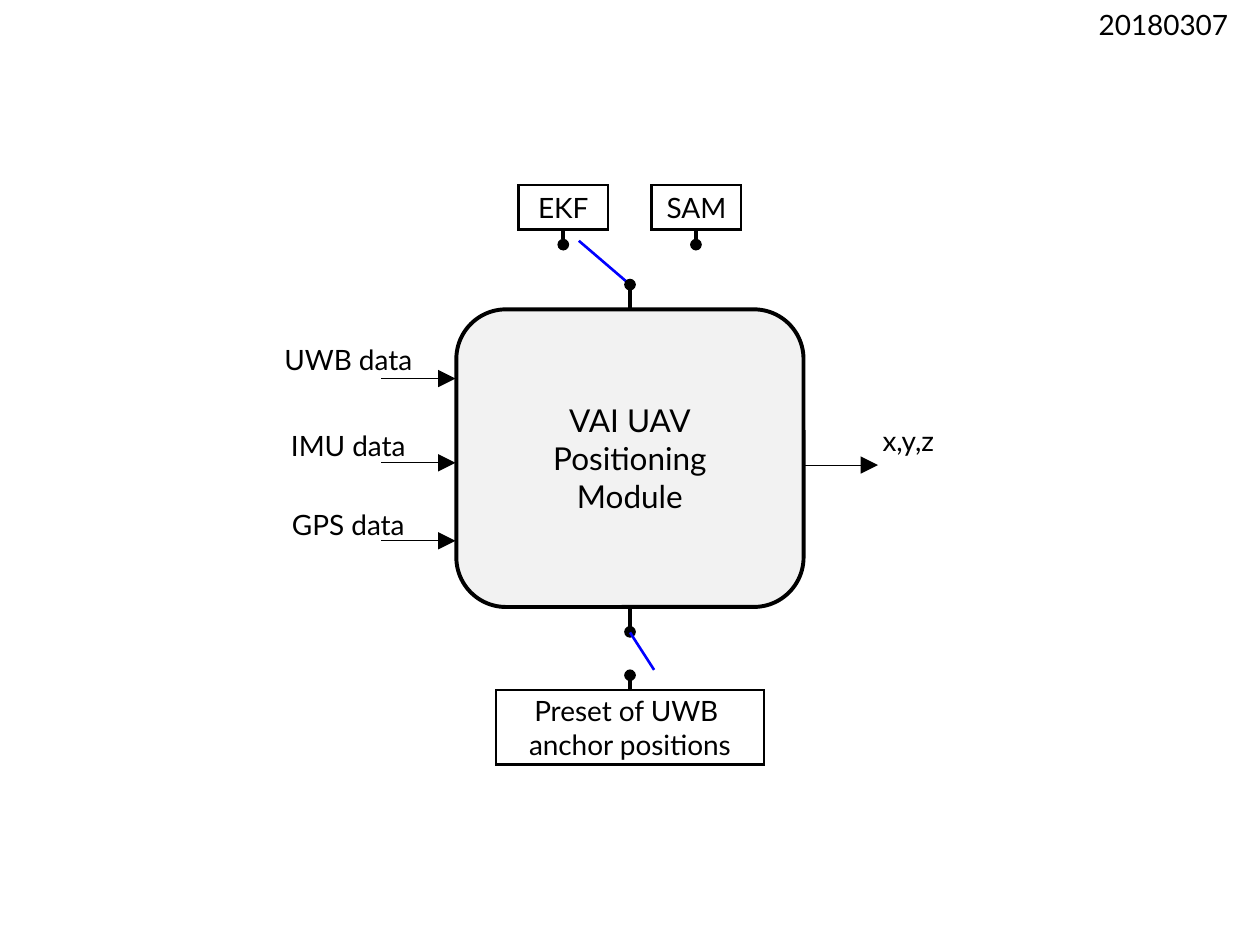
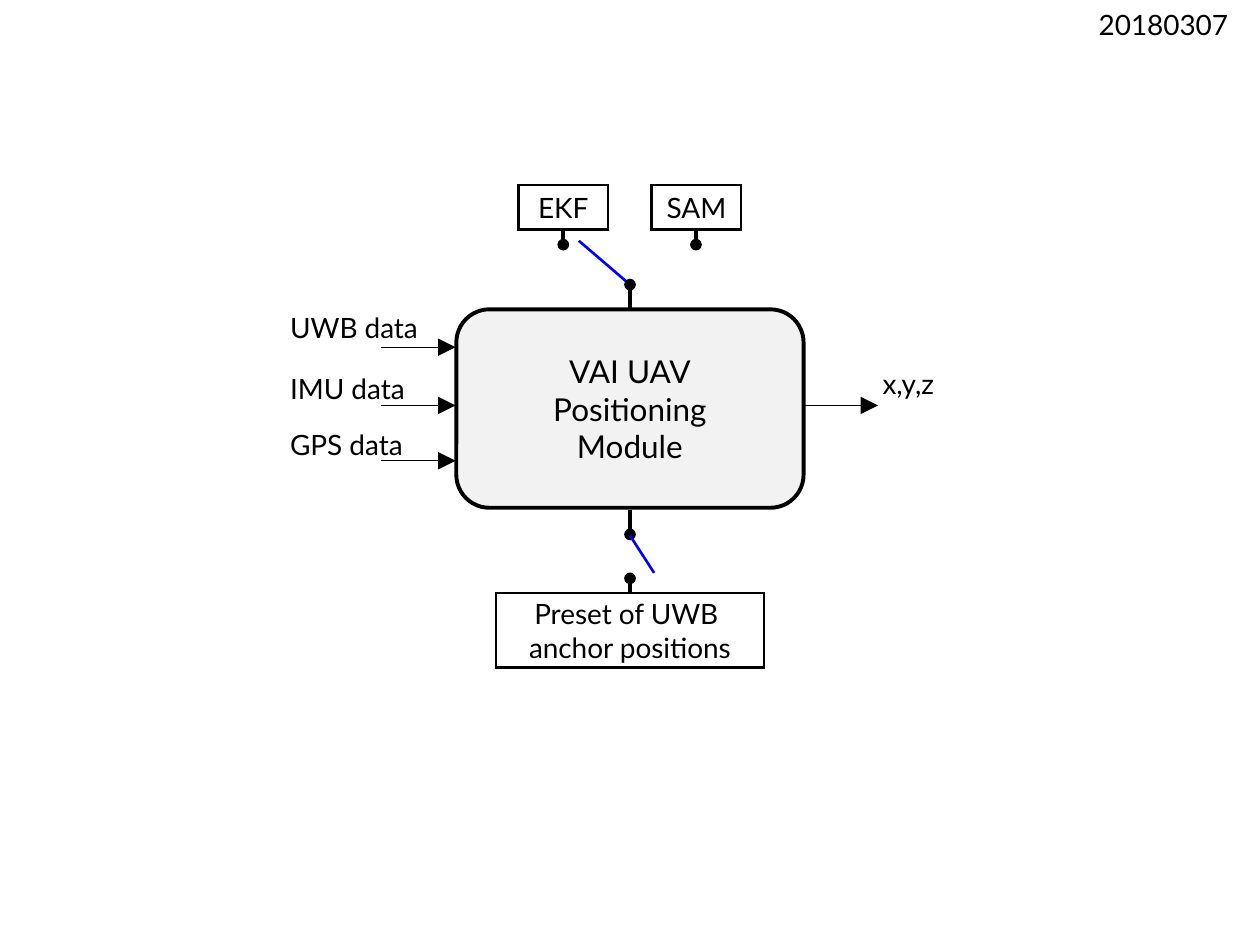
Before and after one commit to yorku-ausml/qdrone, a slide deck: slide 1 of doc_supp/module_diagram.pptx. Drawn at 1260x945 pixels with LibreOffice and Linux fonts; fonts in the diff are those of the drawing. Boxes give left, top, right and bottom in pixels: in the first picture for what was removed or moved away, otherwise in the second. Text is boxed around its words. In the diff, an @@ line names an element or a change of style, - is before the commit and + after.

```diff
--- a/doc_supp/module_diagram.pptx
+++ b/doc_supp/module_diagram.pptx
@@ text "UWB data": place and size @@
-text "UWB data" at (284,349,412,371)
+text "UWB data" at (290,317,418,339)
@@ rounded rectangle "VAI UAV": place and size @@
-rounded rectangle "VAI UAV" at (456,310,804,607)
+rounded rectangle "VAI UAV" at (456,310,804,508)
@@ arrow moved from (381, 378) - (456, 378) to (381, 348) - (456, 348) @@
@@ text "x,y,z": place and size @@
-text "x,y,z" at (883,436,935,456)
+text "x,y,z" at (883,379,935,399)
@@ text "IMU data": place and size @@
-text "IMU data" at (291,435,405,457)
+text "IMU data" at (290,378,404,400)
@@ arrow moved from (381, 462) - (456, 462) to (381, 406) - (456, 406) @@
@@ arrow moved from (804, 465) - (878, 465) to (804, 406) - (878, 406) @@
@@ alignment centre to left in 3 elements at (290,317,418,339), (290,378,404,400), (290,434,402,461) @@
@@ text "GPS data": place and size @@
-text "GPS data" at (292,514,404,541)
+text "GPS data" at (290,434,402,461)
@@ arrow moved from (381, 541) - (456, 541) to (381, 461) - (456, 461) @@
@@ arrow moved from (630, 631) - (630, 607) to (630, 534) - (630, 509) @@
@@ 1 rectangle, 1 arrow, 1 line: place and size @@
-1 rectangle, 1 arrow, 1 line at (496,633,765,765)
+1 rectangle, 1 arrow, 1 line at (496,536,765,668)
```
Also in this commit, not shown: 1 other file.
